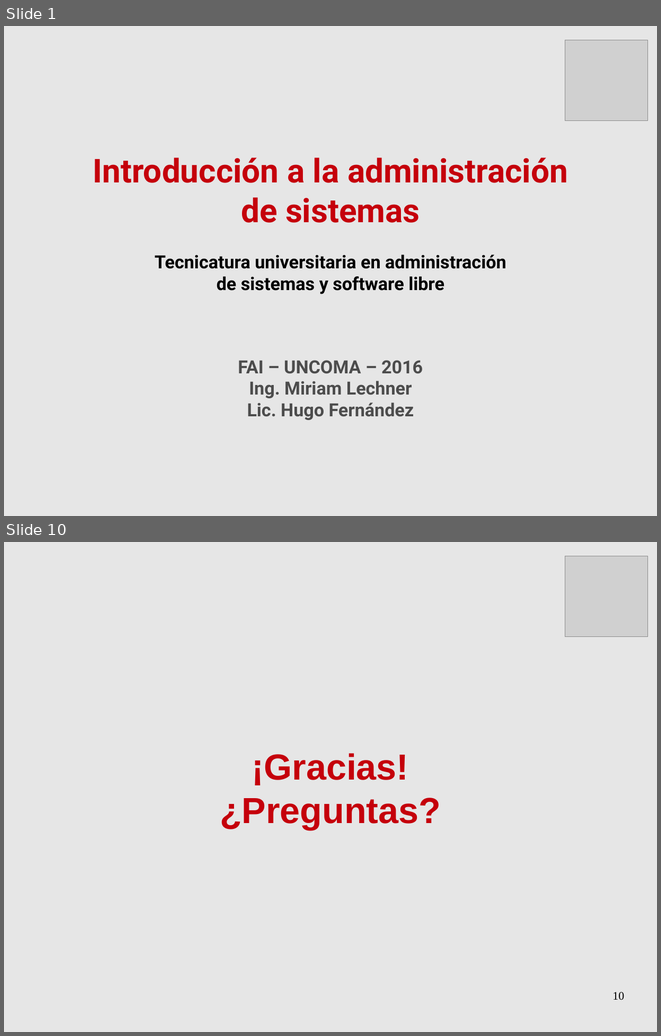
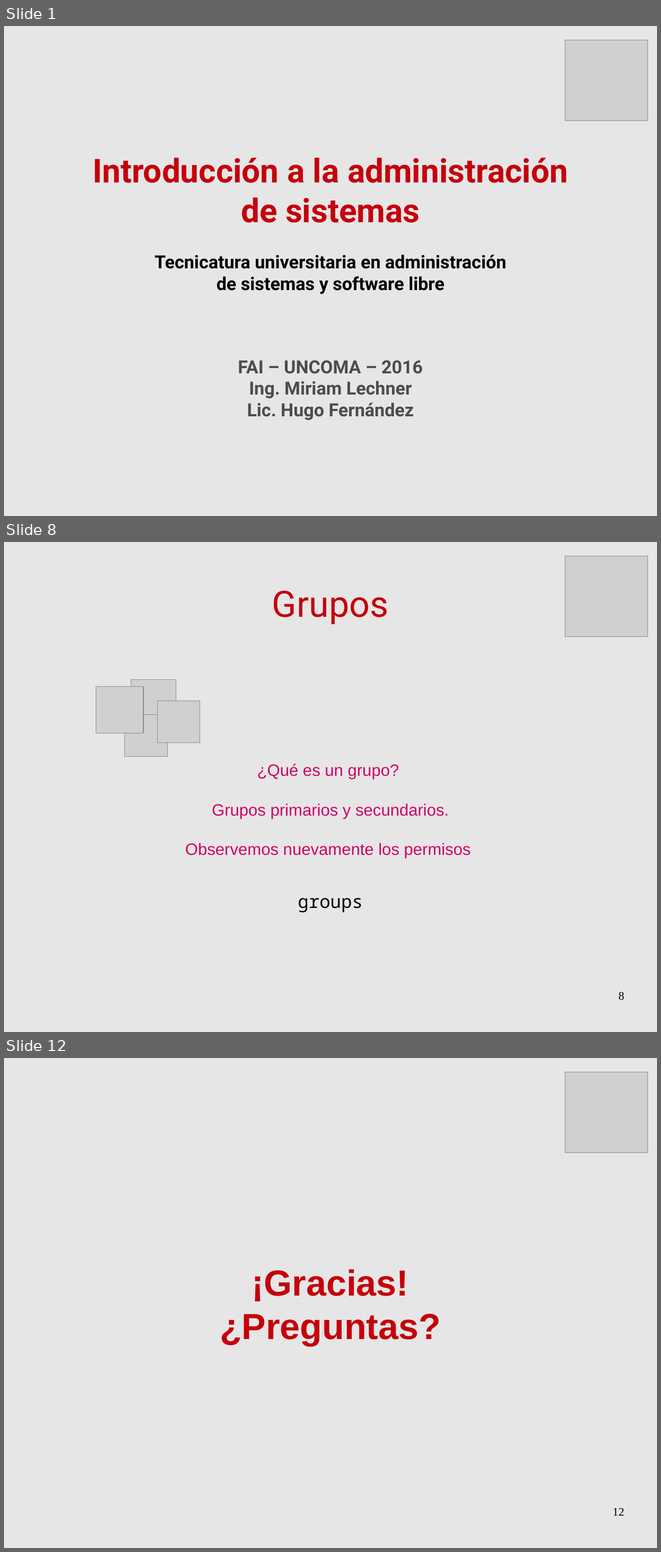
Before and after one commit to niniadcobre/iadmin, a slide deck: clases/IntroAdmin_clase7.odp. Shown one above the other, each under a label of ours: slides 1 and 10 before the commit, slides 1, 8 and 12 after it; the slides between them are not shown. The pictures are 661x1036 and 661x1552 pixels, drawn with LibreOffice and Linux fonts; fonts in the diff are those of the drawing; grey boxes stand for pictures. Boxes give left, top, right and bottom in pixels: in the first picture for what was removed or moved away, otherwise in the second. Text is boxed around its words. In the diff, an @@ line names an element or a change of style, - is before the commit and + after.

```diff
--- a/clases/IntroAdmin_clase7.odp
+++ b/clases/IntroAdmin_clase7.odp
@@ slide 8 added at bbox=[4, 542, 657, 1032], background #E6E6E6 @@
@@ picture added at bbox=[565, 556, 647, 637] @@
@@ title added at bbox=[272, 590, 389, 624], 44 pt, text #C5000B @@
+Grupos
@@ group added at bbox=[96, 679, 200, 757]: 4 pictures @@
@@ text added at bbox=[185, 764, 471, 858], 20 pt, text #CC0066 @@
+¿Qué es un grupo?
+Grupos primarios y secundarios.
+Observemos nuevamente los permisos
@@ text added at bbox=[298, 898, 363, 912], 22 pt, text #000000 @@
+groups
@@ page number added at bbox=[618, 991, 624, 1000], 14 pt, text #000000 @@
+8
@@ what was slide 10 is now slide 12 @@
@@ page number at bbox=[612, 1507, 624, 1515]: text changed @@
-10
+12
```
Also in this commit, not shown: 7 slides changed, 2 other slides added, 1 slide removed.
